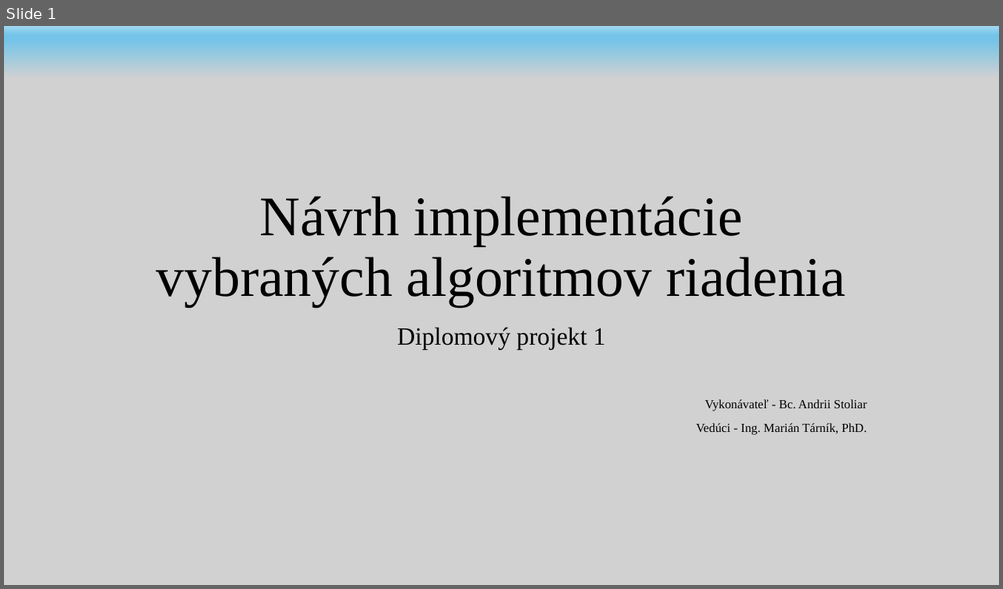
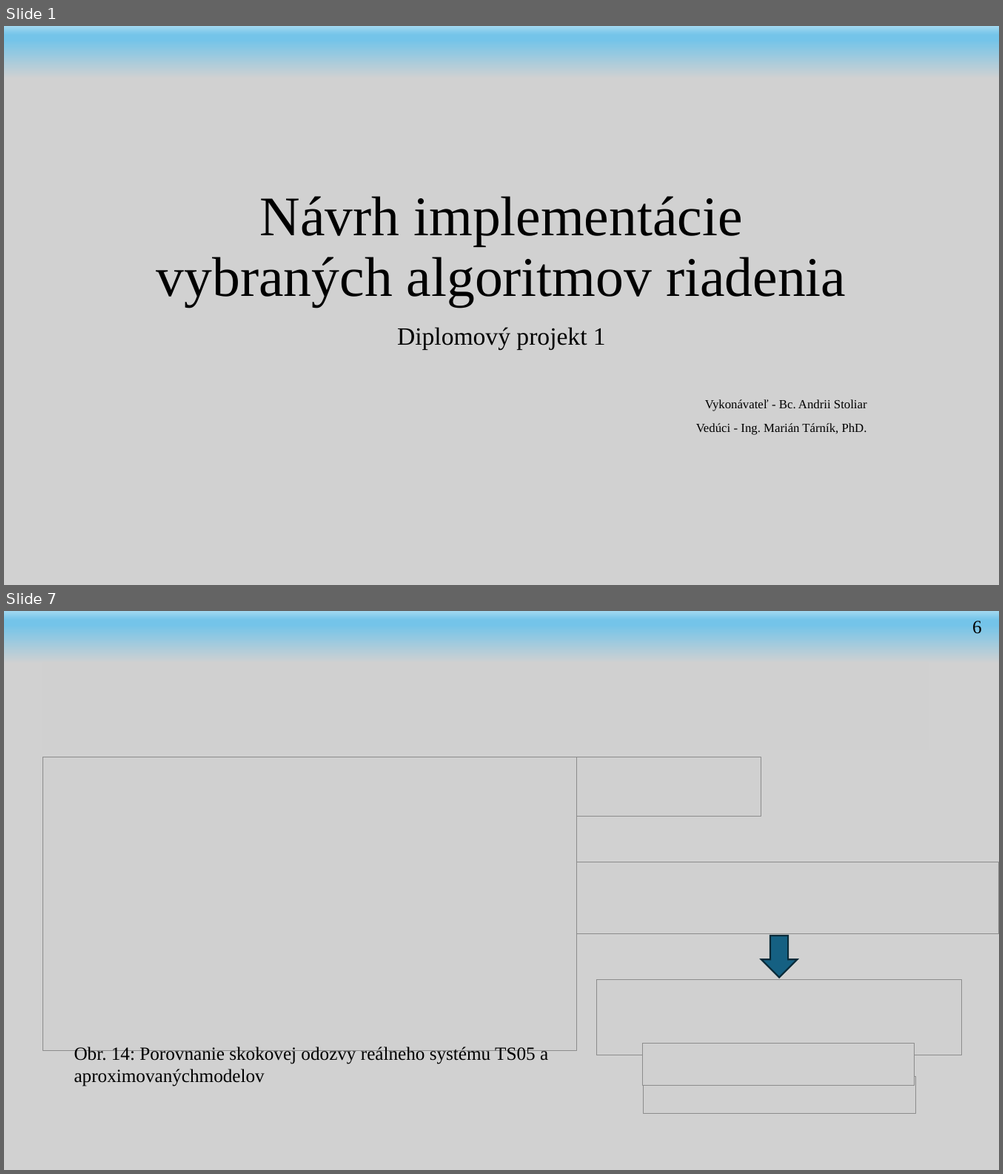
Before and after one commit to andrii-stoliar/DP-Stoliar, a slide deck: Prez/DP1-prez.potx. Shown one above the other, each under a label of ours: slide 1 before the commit, slides 1 and 7 after it; the slides between them are not shown. The pictures are 1003x589 and 1003x1174 pixels, drawn with LibreOffice and Linux fonts; fonts in the diff are those of the drawing; grey boxes stand for pictures; background and template pictures are left out. Boxes give left, top, right and bottom in pixels: in the first picture for what was removed or moved away, otherwise in the second. Text is boxed around its words. In the diff, an @@ line names an element or a change of style, - is before the commit and + after.

```diff
--- a/Prez/DP1-prez.potx
+++ b/Prez/DP1-prez.potx
@@ slide 7 added at (4, 611, 999, 1170), background #D1D1D1; not listed: 1 template element that a slide beside it also shows @@
@@ text added at (972, 621, 982, 634), 18 pt, text #000000 @@
+6
@@ picture added at (42, 662, 928, 750) @@
@@ picture added at (42, 758, 577, 1051) @@
@@ picture added at (576, 758, 760, 816) @@
@@ picture added at (576, 862, 999, 934) @@
@@ down arrow added at (761, 937, 797, 978), fill #156082, outline #092A39 1.5 pt @@
@@ picture added at (597, 980, 962, 1056) @@
@@ text added at (74, 1047, 548, 1087), 18 pt, text #000000 @@
+Obr. 14: Porovnanie skokovej odozvy reálneho systému TS05 a aproximovanýchmodelov
@@ picture added at (643, 1044, 913, 1086) @@
@@ picture added at (643, 1076, 915, 1114) @@
```
Also in this commit, not shown: 2 slides changed, 10 other slides added, 1 slide removed, 27 other files.
